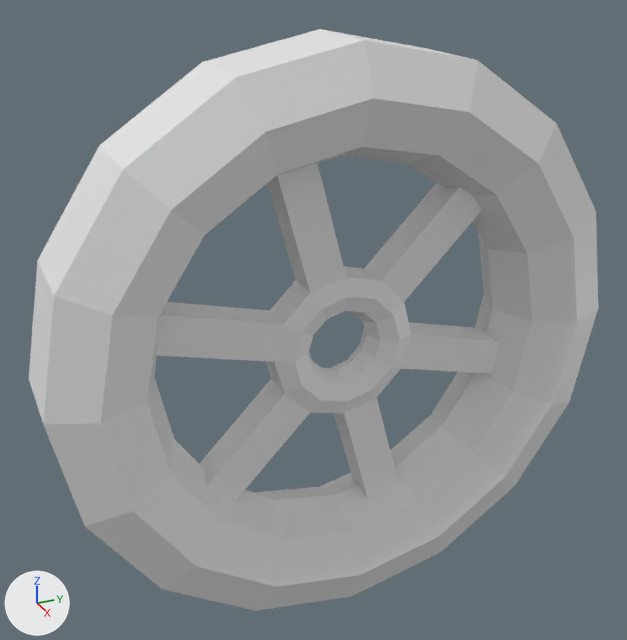
Before and after pictures for a commit that changed the glTF model assets/wheel.glb.
Rendered twice from a camera (50 mm lens) standing at (2.84, -1.38, 1.53) and looking at (-0.07, -0.07, 0.07). The axes (+X, +Y, +Z) are drawn at lower left. The lights are the same throughout. Where no turn or scale is listed for an object, it has been applied to the vertices.
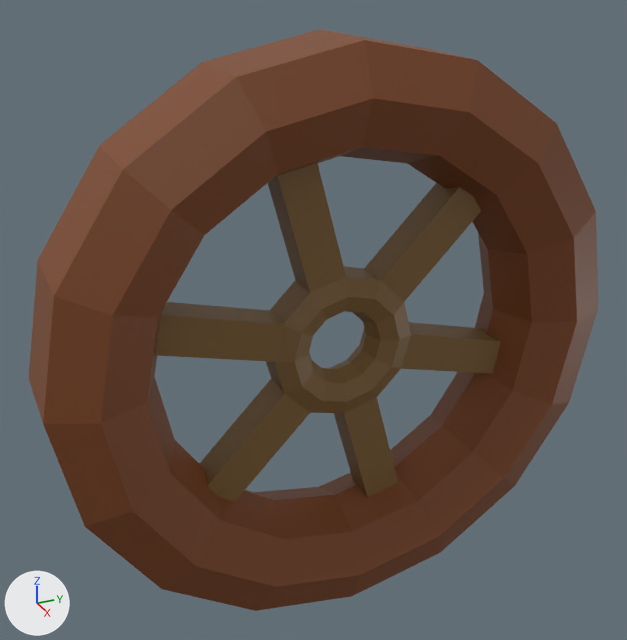
Commit message: Made wheel a hue of brown

Boxes [x1, y1, x2, y2] around the edits, measured in the pictures (627 x 640 px):
'Torus', recoloured (grey to brown): [29, 29, 598, 611] in both
'Torus.002', recoloured (grey to brown): [156, 163, 501, 502] in both

Diff of the bpy script that builds the scene:
```diff
--- a/assets/wheel.glb.py
+++ b/assets/wheel.glb.py
@@ mat_material_001 @@
+mat_material_001 = principled_material('Material.001')
+mat_material_001.base_color = (0.202, 0.109, 0.0319)  # brown #7c5d32
@@ mat_material_002 @@
+mat_material_002 = principled_material('Material.002')
+mat_material_002.base_color = (0.201, 0.0583, 0.0139)  # brown #7c441f
@@ me_torus @@
 me_torus.from_pydata(...)  # 112 vertices, 224 faces; spans x -0.25..0.25, y -1.18..1.18, z -1.18..1.18
+me_torus.materials.append(mat_material_002)  # brown #7c441f
@@ me_torus_002 @@
 me_torus_002.from_pydata(...)  # 108 vertices, 216 faces; spans x -0.1..0.1, y -0.77..0.78, z -0.78..0.77
+me_torus_002.materials.append(mat_material_001)  # brown #7c5d32
```
